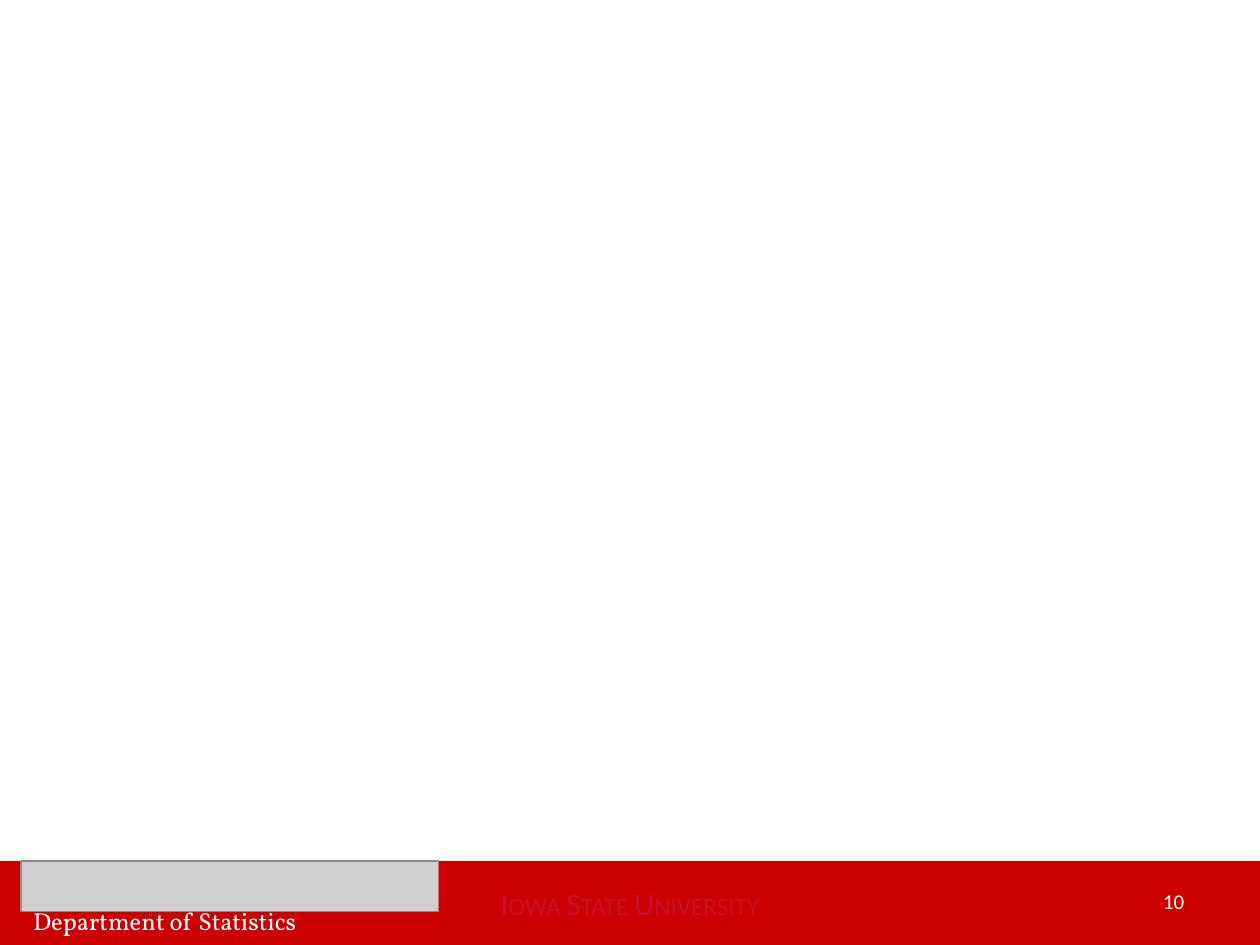
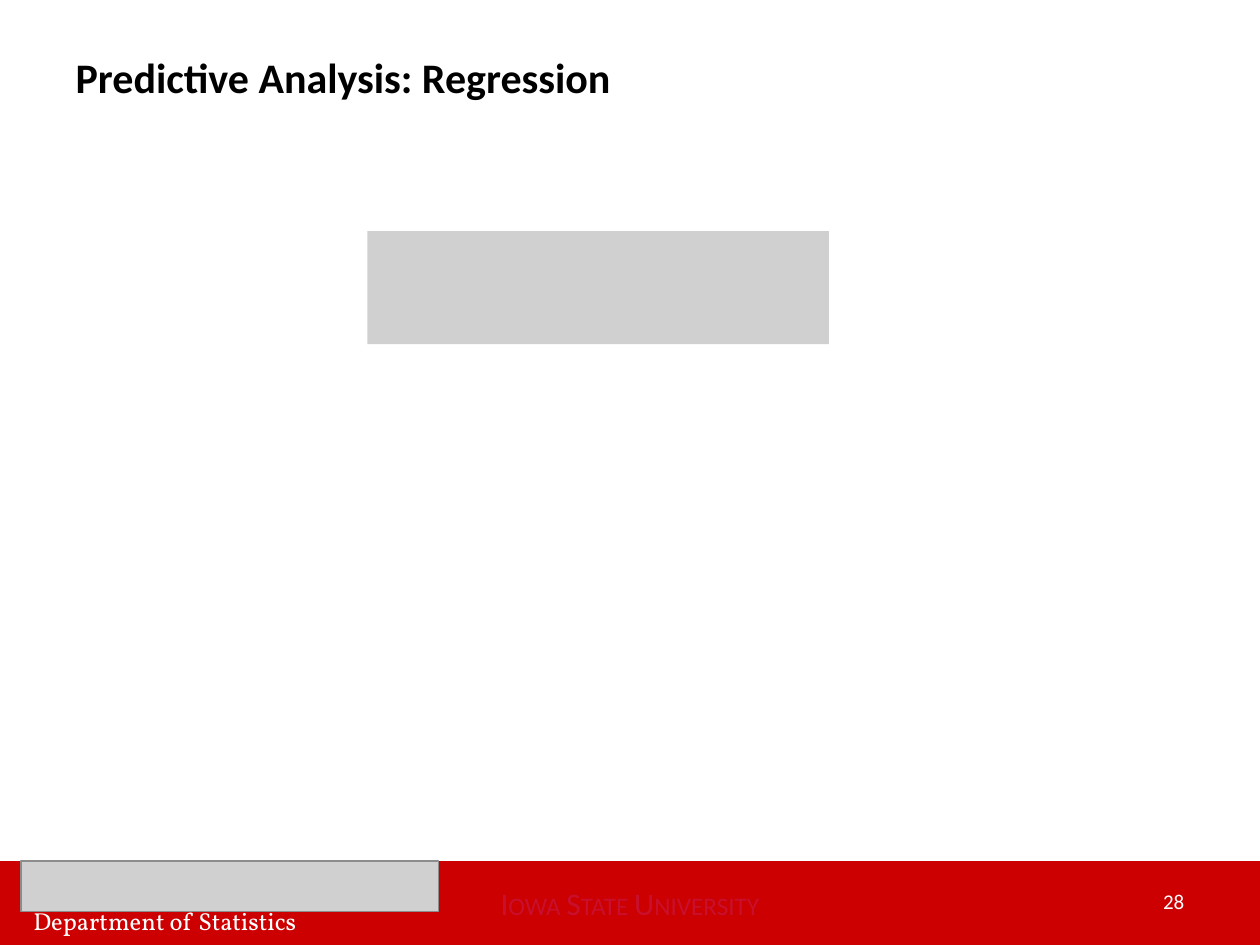
Before and after one commit to huwei95/Yelp_Text_Mining, a slide deck: slide 28 of Wei Hu Master of Statistics Final Oral Exam Apr 12.pptx (slide 10 before the commit). Drawn at 1260x945 pixels with LibreOffice and Linux fonts; fonts in the diff are those of the drawing; grey boxes stand for pictures. Boxes give left, top, right and bottom in pixels: in the first picture for what was removed or moved away, otherwise in the second. Text is boxed around its words. In the diff, an @@ line names an element or a change of style, - is before the commit and + after.

```diff
--- a/Wei Hu Master of Statistics Final Oral Exam Apr 12.pptx
+++ b/Wei Hu Master of Statistics Final Oral Exam Apr 12.pptx
@@ title added at [76,63,610,100], 24 pt, text #000000, bold @@
+Predictive Analysis: Regression
@@ picture added at [368,231,829,344] @@
@@ page number at [1163,894,1184,909]: text changed @@
-10
+28
```
Also in this commit, not shown: 5 other slides changed, 22 slides added.
